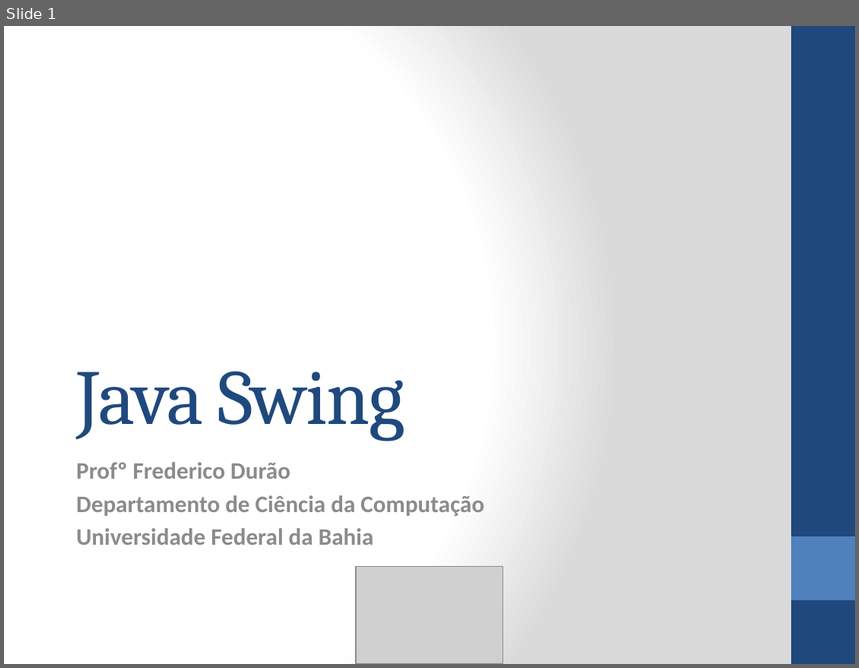
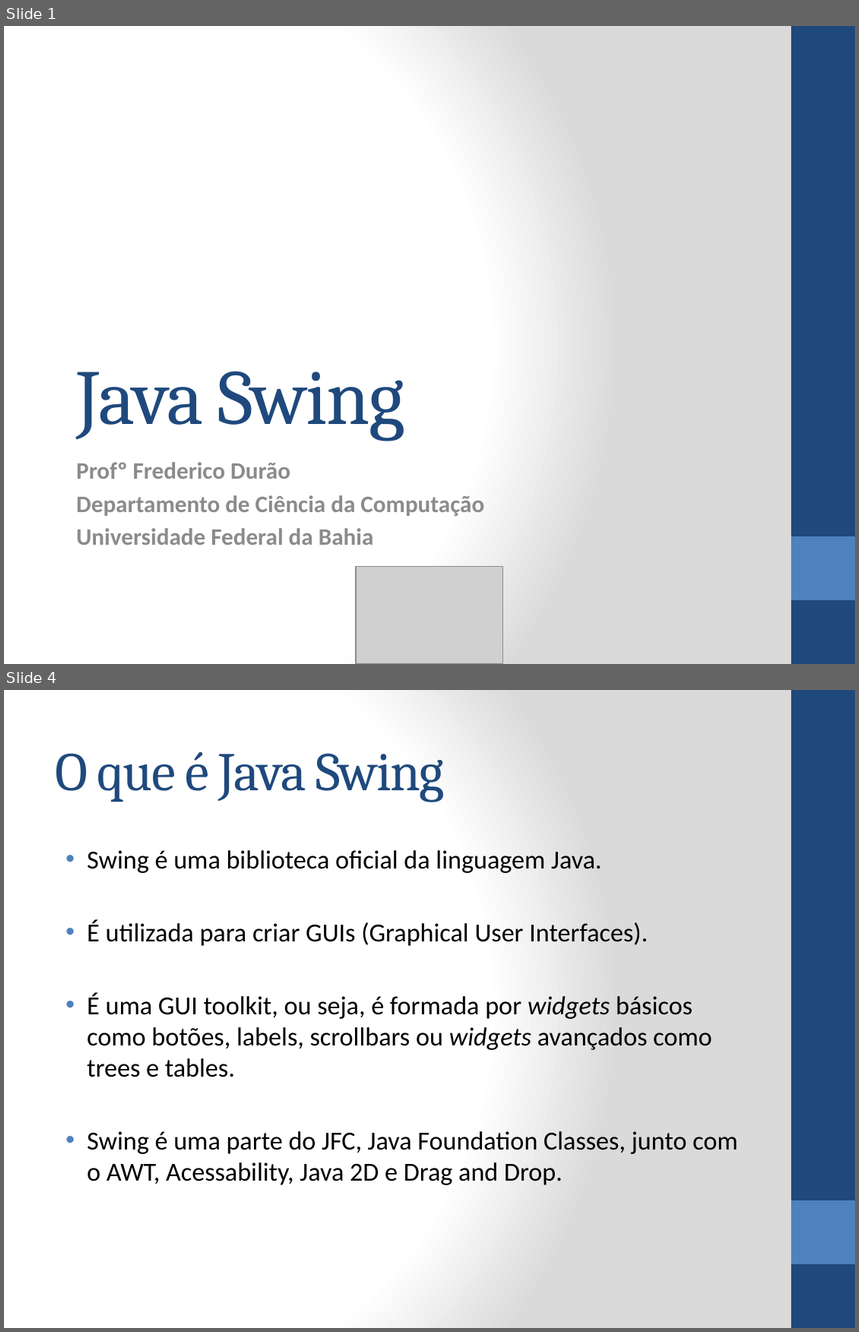
Before and after one commit to tiagogoncalves/dcc_ufba_mata55_monitoria_2014_1, a slide deck: slides/slide-swing/versão ppt/Java Swing.pptx. Shown one above the other, each under a label of ours: slide 1 before the commit, slides 1 and 4 after it; the slides between them are not shown. The pictures are 859x668 and 859x1332 pixels, drawn with LibreOffice and Linux fonts; fonts in the diff are those of the drawing; grey boxes stand for pictures. Boxes give left, top, right and bottom in pixels: in the first picture for what was removed or moved away, otherwise in the second. Text is boxed around its words. In the diff, an @@ line names an element or a change of style, - is before the commit and + after.

```diff
--- a/slides/slide-swing/versão ppt/Java Swing.pptx
+++ b/slides/slide-swing/versão ppt/Java Swing.pptx
@@ slide 4 added at (x1=4, y1=690, x2=855, y2=1328), background gradient #FFFFFF to #DADADA; not listed: 2 template elements that a slide beside it also shows @@
@@ title added at (x1=55, y1=752, x2=444, y2=802), 46 pt, text #1F497D @@
+O que é Java Swing
@@ text added at (x1=87, y1=850, x2=738, y2=1186), 22 pt, text #000000 @@
+• Swing é uma biblioteca oficial da linguagem Java.
+• É utilizada para criar GUIs (Graphical User Interfaces).
+• É uma GUI toolkit, ou seja, é formada por widgets básicos como botões, labels, scrollbars ou widgets avançados como trees e tables.
+• Swing é uma parte do JFC, Java Foundation Classes, junto com o AWT, Acessability, Java 2D e Drag and Drop.
```
Also in this commit, not shown: 52 other slides added, 2 slides removed, 3 other files.
